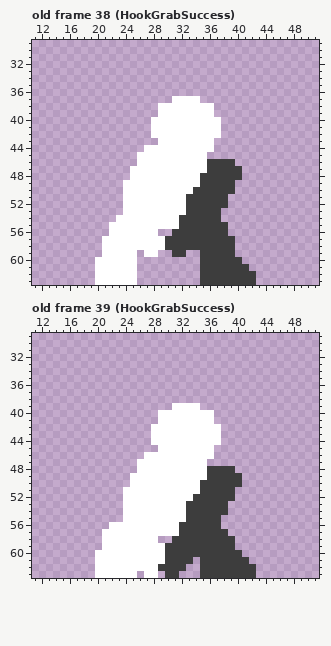
File history of a pixel-art file, src/Unity/Fighters/Assets/Art/Sprites/Animations/blackhand.aseprite. The picture above is the old version.
64x64 pixels, 93 frames. Shown: old frame 38 (HookGrabSuccess): x 11..51, y 29..63; old frame 39 (HookGrabSuccess): x 11..51, y 29..63. The commit also changed other frames, which this record leaves out.
New version:
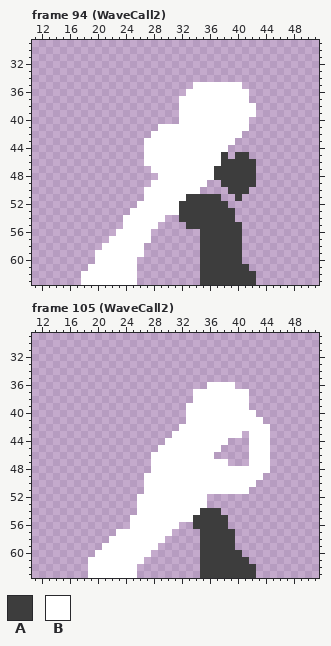
Palette (. is transparent): A #3d3d3d  B #ffffff
A new or re-ordered frame is compared with the old frame closest to it.
Edits made:
frames 93 -> 151
Changed rows in their new state; - is an unchanged pixel.
Frame 94 (WaveCall2) is new; against old frame 38 (HookGrabSuccess), layer "Layer 1":
first column x 18:
35 ----------------BBBBBBB--
36 ---------------BBBBBBBBB-
37 -------------.---BBBBBBB-
38 -----------...-----BBBBBB
39 -----------...-----BBBBBB
40 ----------....------BBBB-
41 ----------.---------BBBB-
42 --------------------BBB--
43 ---------BB--------BBB---
44 -------------------BB----
45 --------.---------BBA-AA-
46 --------.---------BB--AAA
47 -------...--------B----AA
48 -------....------BB----AA
49 ------....-------B..--AAA
50 ------...-------B....-AA-
51 ------...-----------.-A--
52 ------..------A----------
53 ------.-------A-----AA---
54 -----.------..------AA---
55 ----..-----....------AA--
56 ----.-----.--....----AA--
57 ---.------.......-----A--
58 ---------........-----A--
59 --B-----B..--..-------A--
61 -B-----------------------
62 BB-----------------------
63 BB-----------------------
Frame 105 (WaveCall2) is new; against old frame 39 (HookGrabSuccess), layer "Layer 1":
first column x 19:
36 -----------------BBBB-----
37 ---------------BBBBBBBB---
38 ---------------BBBBBBBB---
39 ------------..--BBBBBBB---
40 ----------....----BBBBBB--
41 ----------....----BBBBBBB-
42 ---------....------BBBBBBB
43 ---------...-------BBB-BBB
44 ---------..--------B---BBB
45 ------------------B----BBB
46 --------.--------------BBB
47 -------..--------BBB---BBB
48 -------..--------BBBBBBBBB
49 ------..---------BBBBBBBB-
50 ------..--------BBBBBBBB--
51 -----...--------BBBBBBB---
52 -----..--------BB....-----
53 -----..-------BBB...------
54 -----..-------BB---.------
55 -----.--------B----A------
56 ---...-------..----A------
57 --..--------....----A-----
58 --.-------B-....----------
59 ----------......----------
60 ---------.......----------
61 B-------.......-----------
62 B------.......------------
63 B-------..-..-------------
Boxes around the changes in both pictures, in picture pixels (x1, y1, x2, y2):
changed: (81, 82, 256, 285)
changed: (88, 382, 270, 578)
